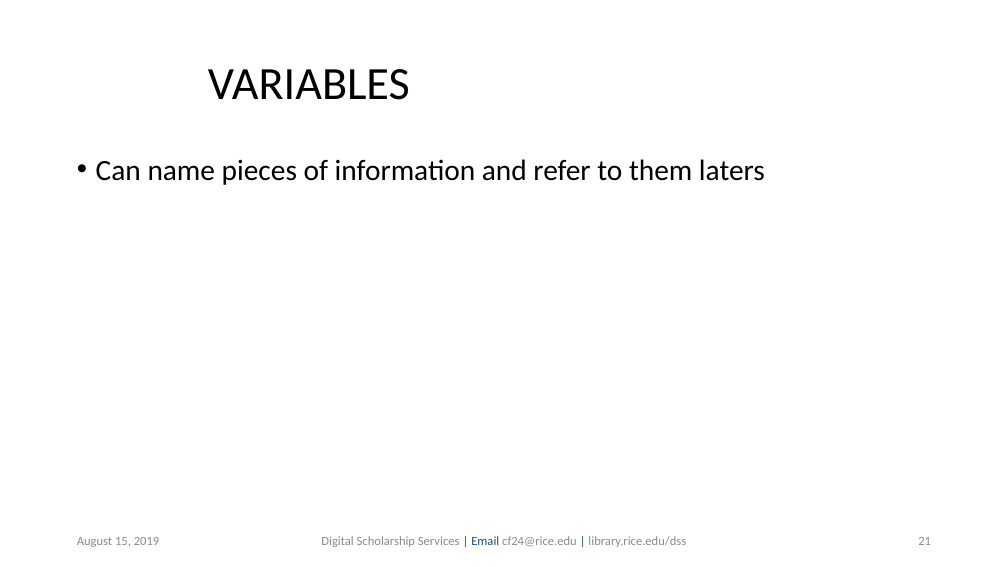
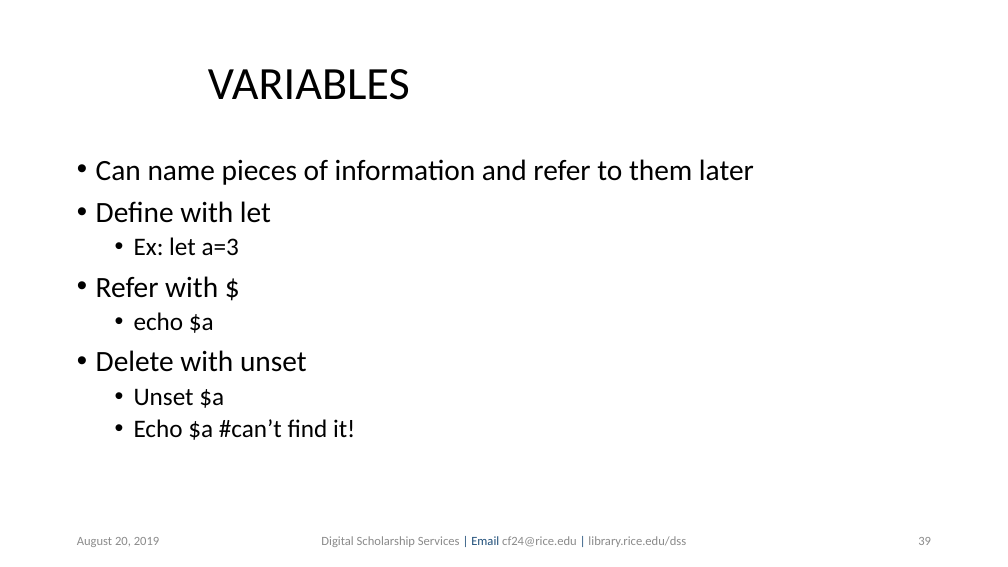
Before and after one commit to bakitybacon/rice-data-and-donuts, a slide deck: slide 39 of bash/Introduction to Bash.pptx (slide 21 before the commit). Drawn at 1008x567 pixels with LibreOffice and Linux fonts; fonts in the diff are those of the drawing; background and template pictures are left out. Boxes give left, top, right and bottom in pixels: in the first picture for what was removed or moved away, otherwise in the second. Text is boxed around its words. In the diff, an @@ line names an element or a change of style, - is before the commit and + after.

```diff
--- a/bash/Introduction to Bash.pptx
+++ b/bash/Introduction to Bash.pptx
@@ text at (x1=96, y1=159, x2=754, y2=440): text changed @@
-• Can name pieces of information and refer to them laters
+• Can name pieces of information and refer to them later
+• Define with let
+  • Ex: let a=3
+• Refer with $
+  • echo $a
+• Delete with unset
+  • Unset $a
+  • Echo $a #can’t find it!
@@ text at (x1=77, y1=537, x2=160, y2=547): text changed @@
-August 15, 2019
+August 20, 2019
@@ page number at (x1=918, y1=537, x2=931, y2=545): text changed @@
-21
+39
```
Also in this commit, not shown: 41 other slides changed, 6 slides added, 1 slide removed.
